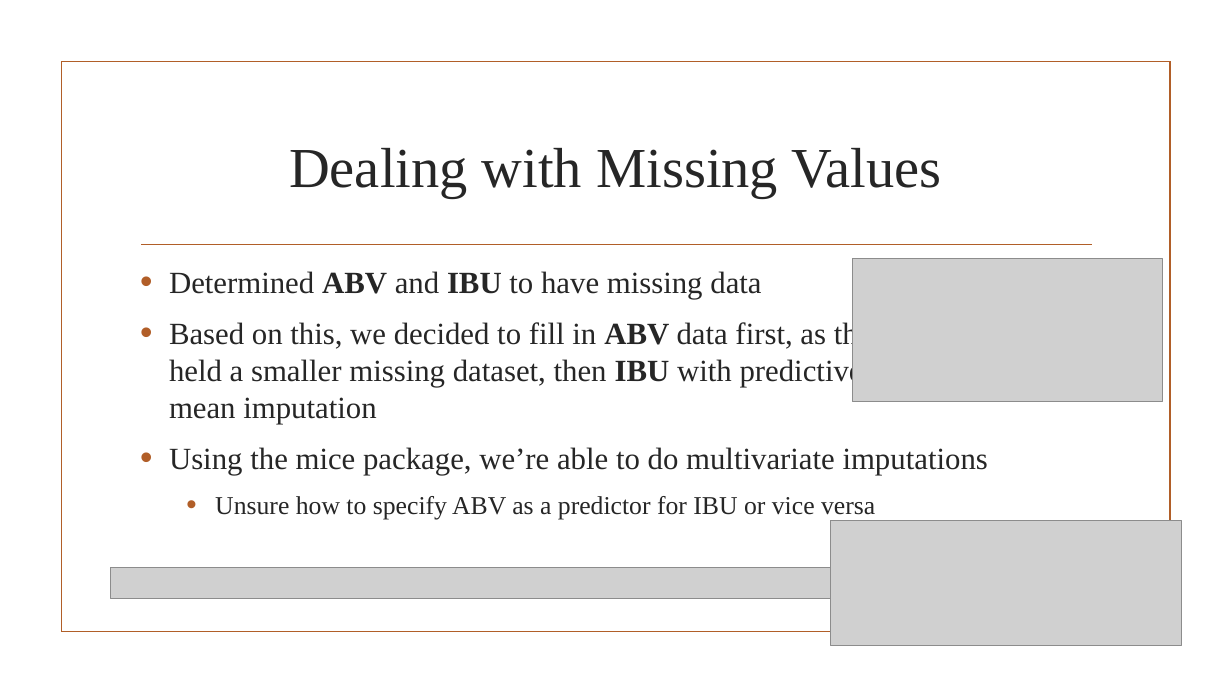
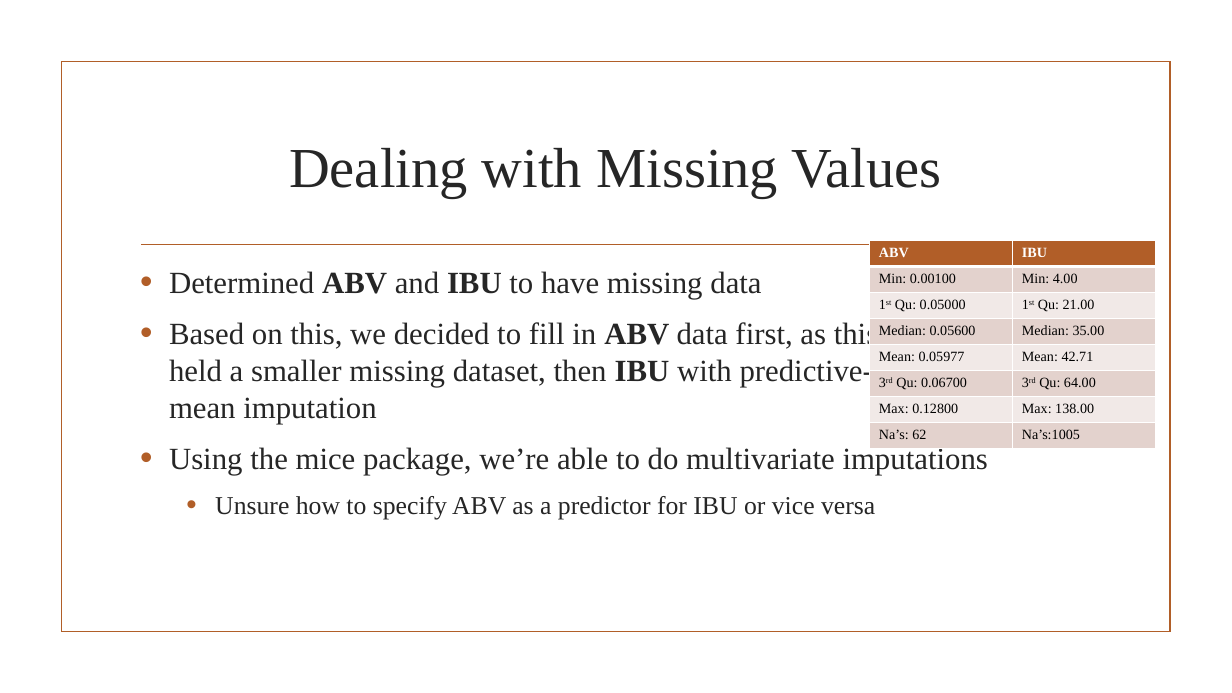
Before and after one commit to DHLaurel/DoingDataScience, a slide deck: slide 3 of BeersAndBreweries/EDA I – Part 1.pptx. Drawn at 1232x693 pixels with LibreOffice and Linux fonts; fonts in the diff are those of the drawing; grey boxes stand for pictures; background and template pictures are left out. Boxes give left, top, right and bottom in pixels: in the first picture for what was removed or moved away, otherwise in the second. Text is boxed around its words. In the diff, an @@ line names an element or a change of style, - is before the commit and + after.

```diff
--- a/BeersAndBreweries/EDA I – Part 1.pptx
+++ b/BeersAndBreweries/EDA I – Part 1.pptx
@@ picture removed at box(852, 259, 1162, 402) @@
@@ table added at box(870, 240, 1156, 450), 8 rows, 2 columns @@
+ABV | IBU
+Min: 0.00100 | Min: 4.00
+1st Qu: 0.05000 | 1st Qu: 21.00
+Median: 0.05600 | Median: 35.00
+Mean: 0.05977 | Mean: 42.71
+3rd Qu: 0.06700 | 3rd Qu: 64.00
+Max: 0.12800 | Max: 138.00
+Na’s: 62 | Na’s:1005
@@ picture removed at box(830, 520, 1181, 645) @@
@@ picture removed at box(111, 567, 1163, 599) @@
```
Also in this commit, not shown: 3 other slides changed, 1 slide added, 3 other files.
